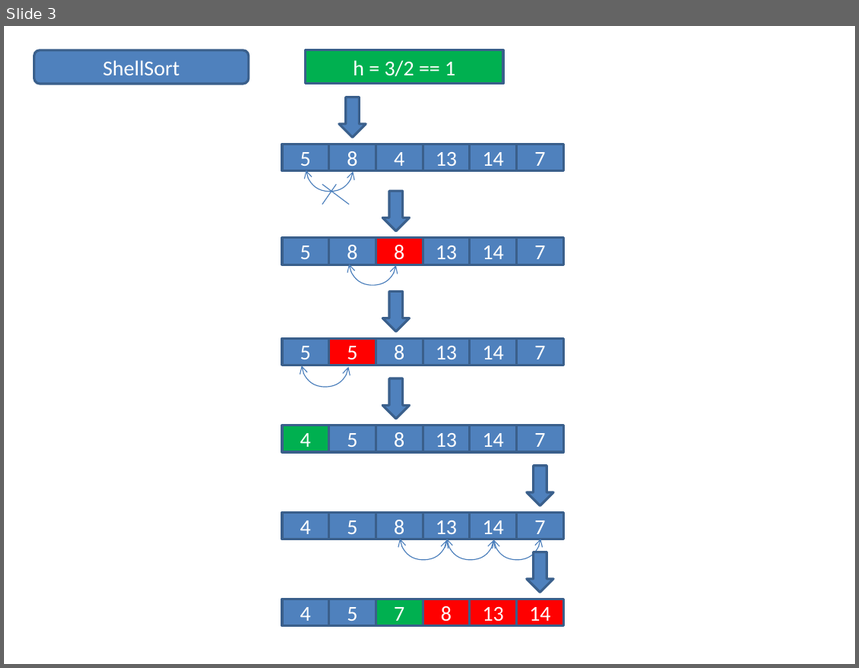
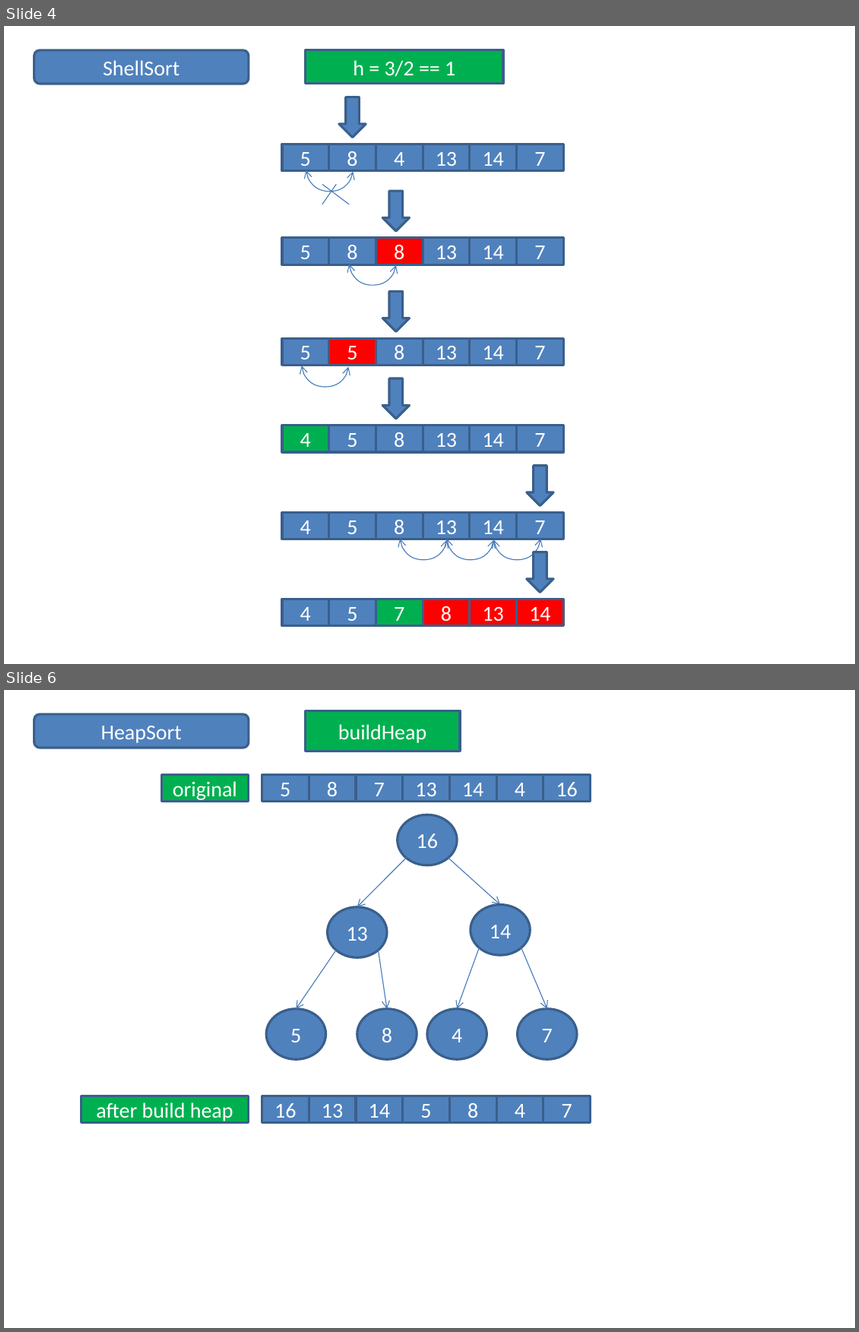
Before and after one commit to LearningPracticeTheory/Data-Structure, a slide deck: JDS7/JDS7.pptx. Shown one above the other, each under a label of ours: slide 3 before the commit, slides 4 and 6 after it; the slides between them are not shown. The pictures are 859x668 and 859x1332 pixels, drawn with LibreOffice and Linux fonts; fonts in the diff are those of the drawing. Boxes give left, top, right and bottom in pixels: in the first picture for what was removed or moved away, otherwise in the second. Text is boxed around its words. In the diff, an @@ line names an element or a change of style, - is before the commit and + after.

```diff
--- a/JDS7/JDS7.pptx
+++ b/JDS7/JDS7.pptx
@@ slide 6 added at [4,690,855,1328], background #FFFFFF @@
@@ rectangle added at [305,711,460,752], fill #00B050, outline #3A5F8C 2 pt, 18 pt, text #FFFFFF @@
+buildHeap
@@ rounded rectangle added at [34,714,248,748], fill #4F81BD, outline #3A5F8C 2 pt, 18 pt, text #FFFFFF @@
+HeapSort
@@ rectangle added at [161,774,248,801], fill #00B050, outline #3A5F8C 2 pt, 18 pt, text #FFFFFF @@
+original
@@ rectangle added at [262,774,309,801], fill #4F81BD, outline #3A5F8C 2 pt, 18 pt, text #FFFFFF @@
+5
@@ rectangle added at [309,774,356,801], fill #4F81BD, outline #3A5F8C 2 pt, 18 pt, text #FFFFFF @@
+8
@@ rectangle added at [356,774,402,801], fill #4F81BD, outline #3A5F8C 2 pt, 18 pt, text #FFFFFF @@
+7
@@ rectangle added at [403,774,450,801], fill #4F81BD, outline #3A5F8C 2 pt, 18 pt, text #FFFFFF @@
+13
@@ rectangle added at [450,774,496,801], fill #4F81BD, outline #3A5F8C 2 pt, 18 pt, text #FFFFFF @@
+14
@@ rectangle added at [496,774,544,801], fill #4F81BD, outline #3A5F8C 2 pt, 18 pt, text #FFFFFF @@
+4
@@ rectangle added at [544,774,591,801], fill #4F81BD, outline #3A5F8C 2 pt, 18 pt, text #FFFFFF @@
+16
@@ ellipse added at [397,815,457,866], fill #4F81BD, outline #3A5F8C 2 pt, 18 pt, text #FFFFFF @@
+16
@@ arrow added from (406, 858) to (357, 907), #4B7EBC 0.75 pt @@
@@ arrow added from (449, 858) to (500, 904), #4B7EBC 0.75 pt @@
@@ ellipse added at [328,907,387,958], fill #4F81BD, outline #3A5F8C 2 pt, 18 pt, text #FFFFFF @@
+13
@@ ellipse added at [471,904,530,954], fill #4F81BD, outline #3A5F8C 2 pt, 18 pt, text #FFFFFF @@
+14
@@ arrow added from (336, 951) to (296, 1009), #4B7EBC 0.75 pt @@
@@ arrow added from (379, 951) to (387, 1009), #4B7EBC 0.75 pt @@
@@ arrow added from (479, 948) to (457, 1009), #4B7EBC 0.75 pt @@
@@ arrow added from (522, 948) to (547, 1009), #4B7EBC 0.75 pt @@
@@ ellipse added at [266,1009,325,1059], fill #4F81BD, outline #3A5F8C 2 pt, 18 pt, text #FFFFFF @@
+5
@@ ellipse added at [357,1009,417,1059], fill #4F81BD, outline #3A5F8C 2 pt, 18 pt, text #FFFFFF @@
+8
@@ ellipse added at [427,1009,487,1059], fill #4F81BD, outline #3A5F8C 2 pt, 18 pt, text #FFFFFF @@
+4
@@ ellipse added at [517,1009,577,1059], fill #4F81BD, outline #3A5F8C 2 pt, 18 pt, text #FFFFFF @@
+7
@@ rectangle added at [82,1096,249,1122], fill #00B050, outline #3A5F8C 2 pt, 18 pt, text #FFFFFF @@
+after build heap
@@ rectangle added at [262,1096,309,1122], fill #4F81BD, outline #3A5F8C 2 pt, 18 pt, text #FFFFFF @@
+16
@@ rectangle added at [309,1096,356,1122], fill #4F81BD, outline #3A5F8C 2 pt, 18 pt, text #FFFFFF @@
+13
@@ rectangle added at [356,1096,402,1122], fill #4F81BD, outline #3A5F8C 2 pt, 18 pt, text #FFFFFF @@
+14
@@ rectangle added at [403,1096,450,1122], fill #4F81BD, outline #3A5F8C 2 pt, 18 pt, text #FFFFFF @@
+5
@@ rectangle added at [450,1096,496,1122], fill #4F81BD, outline #3A5F8C 2 pt, 18 pt, text #FFFFFF @@
+8
@@ rectangle added at [496,1096,544,1122], fill #4F81BD, outline #3A5F8C 2 pt, 18 pt, text #FFFFFF @@
+4
@@ rectangle added at [544,1096,591,1122], fill #4F81BD, outline #3A5F8C 2 pt, 18 pt, text #FFFFFF @@
+7
@@ what was slide 3 is now slide 4 @@
```
Also in this commit, not shown: 1 slide changed, 5 other slides added, 2 slides removed.
